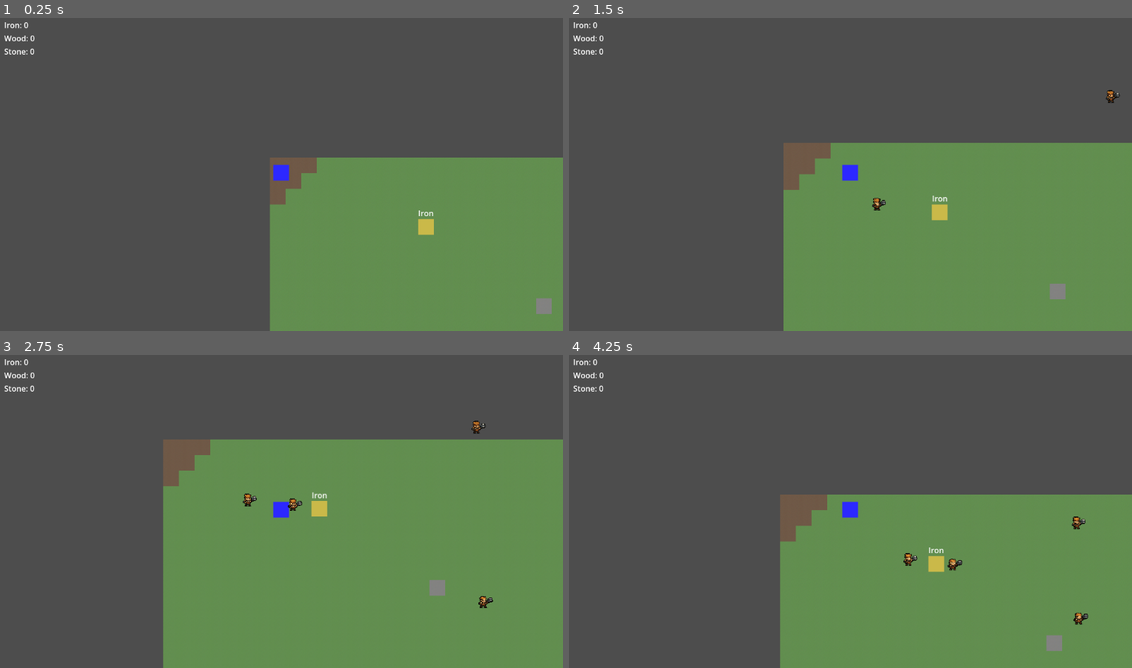
Above: before the commit, frames 1-4 (two rows, left to right).
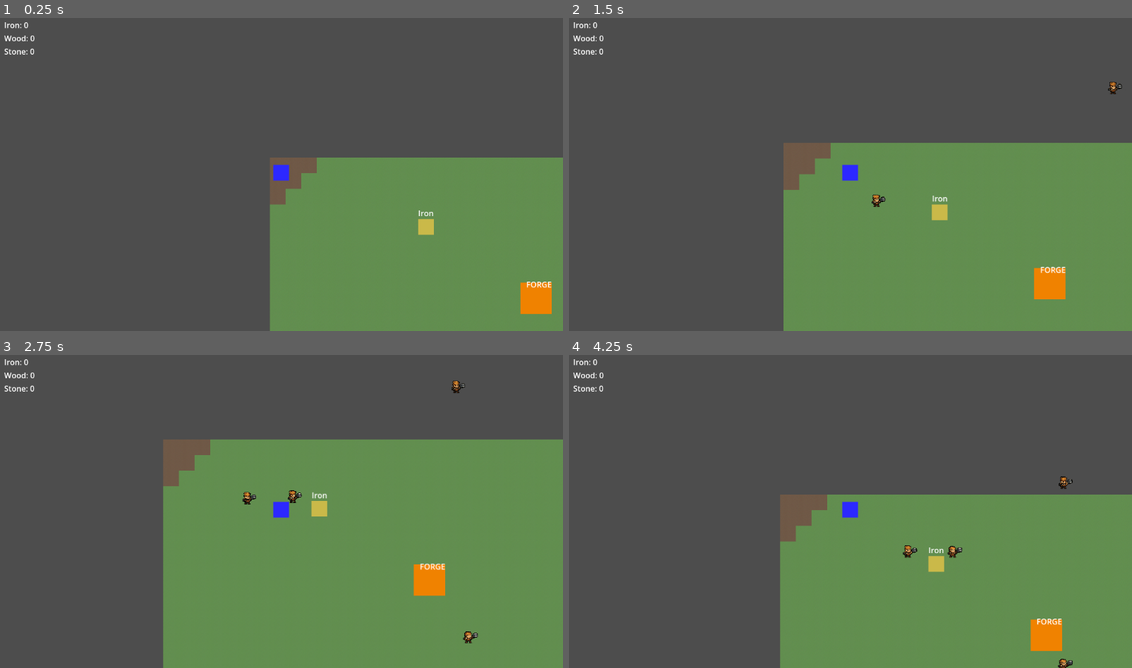
Above: after the commit, the same moments.

Repository: ntoonie/forge-and-survive
Game: Godot game, scene res://scenes/Main.tscn
Two runs of this game, one before a commit and one after it. Both use one fixed random seed, a clock stepped at 60 frames per second and the inputs below.
Inputs (mouse positions are in pixels of both pictures, inside the frame that each line leads up to):
- Up to frame 1 (0.25 s): no input
- Up to frame 2 (1.5 s): tap Enter at 0.5 s; move the mouse to (974, 155) at 0.52 s; hold Right (ui_right) 0.53-1.28 s; tap E (interact) at 0.6 s; move the mouse to (737, 187) at 1.27 s; hold Down (ui_down) from 1.28 s (still down); click (737, 187) at 1.35 s
- Up to frame 3 (2.75 s): move the mouse to (337, 439) at 2.02 s; release Down (ui_down) at 2.03 s; hold Right (ui_right) from 2.03 s (still down); tap B (toggle_build) at 2.1 s
- Up to frame 4 (4.25 s): move the mouse to (822, 574) at 2.77 s; release Right (ui_right) at 2.78 s; hold Up (ui_up) 2.78-3.53 s; tap E (interact) at 2.85 s; move the mouse to (1019, 558) at 3.52 s; hold Left (ui_left) from 3.53 s (still down); click (1019, 558) at 3.6 s

The runs differ from the first frame. In frame 1, 0.6% of the frame differs, in the area x 92-98%, y 84-95%; in frame 2, 0.8%; in frame 3, 1.0%; in frame 4, 1.1%, in the area x 59-93%, y 38-100%.

Commit message:
feat: forge scene working, enemy damage, defeat screen

Diff:
--- a/project.godot
+++ b/project.godot
@@ -18,6 +18,7 @@
 [autoload]
 
 GameData="*uid://16fpn78veaxe"
+SAPathfinder="*uid://clc46e0ce52v6"
 
 [input]
 
--- a/scenes/Enemy/enemy.tscn
+++ b/scenes/Enemy/enemy.tscn
@@ -2,7 +2,6 @@
 
 [ext_resource type="Texture2D" uid="uid://5g028mr8hxl5" path="res://assets/sprites/711654445_1015358200840850_8115414767051517766_n.png" id="1_7p1mj"]
 [ext_resource type="Script" uid="uid://bag2seulvb5k6" path="res://scripts/Enemies/enemy_health.gd" id="1_84vye"]
-[ext_resource type="Script" uid="uid://xpn1plfkm1ue" path="res://scripts/Enemies/Raiderbody.gd" id="2_vamnb"]
 
 [sub_resource type="RectangleShape2D" id="RectangleShape2D_md0e3"]
 size = Vector2(20, 25)
@@ -40,7 +39,6 @@
 [node name="CollisionShape2D" type="CollisionShape2D" parent="." unique_id=1721862458]
 position = Vector2(-0.37499237, -5)
 shape = SubResource("RectangleShape2D_md0e3")
-script = ExtResource("2_vamnb")
 
 [node name="AnimatedSprite2D" type="AnimatedSprite2D" parent="." unique_id=878813623]
 texture_filter = 1
--- /dev/null
+++ b/scenes/structures/forge.tscn
@@ -0,0 +1,27 @@
+[gd_scene format=3 uid="uid://dovvacmb47kxf"]
+
+[ext_resource type="Script" uid="uid://ctol3dir2hu3p" path="res://scripts/systems/forge.gd" id="1_jvn1s"]
+
+[sub_resource type="RectangleShape2D" id="RectangleShape2D_gr7ai"]
+size = Vector2(64, 64)
+
+[node name="Forge" type="StaticBody2D" unique_id=1444986659]
+script = ExtResource("1_jvn1s")
+
+[node name="CollisionShape2D" type="CollisionShape2D" parent="." unique_id=1118413374]
+shape = SubResource("RectangleShape2D_gr7ai")
+
+[node name="ColorRect" type="ColorRect" parent="." unique_id=1871089187]
+offset_left = -32.0
+offset_top = -32.0
+offset_right = 32.0
+offset_bottom = 32.0
+color = Color(0.9416057, 0.5090823, 5.7756904e-07, 1)
+
+[node name="Label" type="Label" parent="." unique_id=592456089]
+offset_left = -20.0
+offset_top = -40.0
+offset_right = 32.0
+offset_bottom = 9.0
+text = "FORGE
+"
--- /dev/null
+++ b/scenes/ui/defeat_screen.tscn
@@ -0,0 +1,28 @@
+[gd_scene format=3 uid="uid://b6nrij7hq7nje"]
+
+[ext_resource type="Script" uid="uid://dssxyjo4yth7h" path="res://scripts/ui/defeat_screen.gd" id="1_vyvod"]
+
+[node name="DefeatScreen" type="Control" unique_id=72467023]
+layout_mode = 3
+anchors_preset = 15
+anchor_right = 1.0
+anchor_bottom = 1.0
+grow_horizontal = 2
+grow_vertical = 2
+script = ExtResource("1_vyvod")
+
+[node name="Label" type="Label" parent="." unique_id=1909801191]
+layout_mode = 0
+offset_right = 40.0
+offset_bottom = 23.0
+text = "THE FORGE HAS FALLEN"
+horizontal_alignment = 1
+vertical_alignment = 1
+
+[node name="Button" type="Button" parent="." unique_id=1768712251]
+layout_mode = 0
+offset_right = 8.0
+offset_bottom = 8.0
+text = "Try Again"
+
+[connection signal="pressed" from="Button" to="." method="_on_button_pressed"]
--- a/scenes/world/World.tscn
+++ b/scenes/world/World.tscn
@@ -6,6 +6,7 @@
 [ext_resource type="PackedScene" uid="uid://d4367lark75x" path="res://scenes/world/woodnode.tscn" id="4_i1jm3"]
 [ext_resource type="PackedScene" uid="uid://bl2l2wovcyg7s" path="res://scenes/world/stonenode.tscn" id="5_252at"]
 [ext_resource type="Script" uid="uid://cxex0x83pfupl" path="res://scripts/systems/build_system.gd" id="6_i1jm3"]
+[ext_resource type="PackedScene" uid="uid://dovvacmb47kxf" path="res://scenes/structures/forge.tscn" id="7_252at"]
 
 [sub_resource type="TileSetAtlasSource" id="TileSetAtlasSource_32lhk"]
 texture = ExtResource("1_kqs1s")
@@ -336,3 +337,6 @@
 
 [node name="BuildSystem" type="Node" parent="." unique_id=1886626186]
 script = ExtResource("6_i1jm3")
+
+[node name="Forge" parent="." unique_id=1444986659 instance=ExtResource("7_252at")]
+position = Vector2(544, 288)
--- a/scripts/Enemies/Raiderbody.gd
+++ b/scripts/Enemies/Raiderbody.gd
@@ -1,8 +1,34 @@
-extends CollisionShape2D
+extends CharacterBody2D
 
+const SPEED = 60.0
+const FORGE_POSITION = Vector2(544, 288)
+
+var path: PackedVector2Array = []
+var path_index: int = 0
 
 signal died
 
-func die():
+func _ready():
+	path = SAPathfinder.find_path(global_position, FORGE_POSITION)
+	path_index = 0
+
+func _physics_process(_delta):
+	if path_index >= path.size():
+		_attack_forge()
+		return
+
+	var target = path[path_index]
+	var direction = (target - global_position).normalized()
+	velocity = direction * SPEED
+	move_and_slide()
+
+	if global_position.distance_to(target) < 8.0:
+		path_index += 1
+
+func _attack_forge():
+	print("Forge is under attack!")
+	queue_free()
+
+func take_damage(amount: int):
 	died.emit()
 	queue_free()
--- a/scripts/Enemies/enemy_health.gd
+++ b/scripts/Enemies/enemy_health.gd
@@ -1,20 +1,44 @@
 extends CharacterBody2D
 
 const SPEED = 60.0
-var forge_position = Vector2(544, 288)
+const FORGE_POSITION = Vector2(544, 288)
 
 @export var max_health: int = 30
 var current_health: int
 
+var path: PackedVector2Array = []
+var path_index: int = 0
+
+signal died
+
 func _ready():
 	current_health = max_health
+	path = SAPathfinder.find_path(global_position, FORGE_POSITION)
+	path_index = 0
+	print("Path length: ", path.size())
 
 func _physics_process(_delta):
-	var direction = (forge_position - global_position).normalized()
+	if path_index >= path.size():
+		_attack_forge()
+		return
+
+	var target = path[path_index]
+	var direction = (target - global_position).normalized()
 	velocity = direction * SPEED
 	move_and_slide()
+
+	if global_position.distance_to(target) < 16.0:
+		path_index += 1
+
+func _attack_forge():
+	var forge = get_tree().get_first_node_in_group("forge")
+	if forge:
+		forge.take_damage(10)
+		print("Forge attacked! Health: ", forge.current_health)
+	queue_free()
 
 func take_damage(amount: int):
 	current_health -= amount
 	if current_health <= 0:
+		died.emit()
 		queue_free()
--- /dev/null
+++ b/scripts/ai/sa_pathfinder.gd
@@ -0,0 +1,139 @@
+extends Node
+
+# ── SETTINGS ────────────────────────────────────────
+const INITIAL_TEMP = 100.0
+const COOLING_RATE = 0.95
+const ITERATIONS   = 300
+const TILE_SIZE    = 32
+const GRID_W       = 35
+const GRID_H       = 19
+
+# ── COSTS ────────────────────────────────────────────
+const WALL_COST  = 1000.0
+const TRAP_COST  = 50.0
+const NORMAL_COST = 1.0
+
+var current_temperature: float = INITIAL_TEMP
+var wall_positions: Array = []
+var trap_positions: Array = []
+
+signal temperature_changed(new_temp)
+
+# ── MAIN FUNCTION ────────────────────────────────────
+func find_path(start: Vector2, goal: Vector2) -> PackedVector2Array:
+	# Step 1: Get initial path using BFS
+	var initial_path = _bfs(start, goal)
+	if initial_path.is_empty():
+		return PackedVector2Array()
+
+	# Step 2: Optimize with SA
+	var current = initial_path.duplicate()
+	var best    = current.duplicate()
+	current_temperature = INITIAL_TEMP
+
+	for _i in ITERATIONS:
+		current_temperature *= COOLING_RATE
+		temperature_changed.emit(current_temperature)
+
+		var candidate = _get_neighbor(current)
+		var delta = _cost(candidate) - _cost(current)
+
+		if delta < 0 or randf() < exp(-delta / max(current_temperature, 0.001)):
+			current = candidate.duplicate()
+			if _cost(current) < _cost(best):
+				best = current.duplicate()
+
+	return best
+
+# ── BFS ──────────────────────────────────────────────
+func _bfs(start: Vector2, goal: Vector2) -> PackedVector2Array:
+	var start_cell = _world_to_cell(start)
+	var goal_cell  = _world_to_cell(goal)
+
+	var queue      = [start_cell]
+	var came_from  = {start_cell: null}
+
+	while queue.size() > 0:
+		var current = queue.pop_front()
+		if current == goal_cell:
+			break
+		for neighbor in _get_neighbors(current):
+			if neighbor not in came_from:
+				came_from[neighbor] = current
+				queue.append(neighbor)
+
+	# Reconstruct path as world positions
+	var path = PackedVector2Array()
+	var step = goal_cell
+	while step != null:
+		path.insert(0, _cell_to_world(step))
+		step = came_from.get(step, null)
+	return path
+
+# ── COST FUNCTION ────────────────────────────────────
+func _cost(path: PackedVector2Array) -> float:
+	var total = 0.0
+	for point in path:
+		var cell = _world_to_cell(point)
+		if cell in wall_positions:
+			total += WALL_COST
+		elif cell in trap_positions:
+			total += TRAP_COST
+		else:
+			total += NORMAL_COST
+	total += path.size() * 0.5
+	return total
+
+# ── GET NEIGHBOR SOLUTION ────────────────────────────
+func _get_neighbor(path: PackedVector2Array) -> PackedVector2Array:
+	if path.size() < 3:
+		return path
+	var new_path = path.duplicate()
+	var idx = randi_range(1, path.size() - 2)
+	var cell = _world_to_cell(new_path[idx])
+	var dx = randi_range(-1, 1)
+	var dy = randi_range(-1, 1)
+	var new_cell = Vector2i(
+		clamp(cell.x + dx, 0, GRID_W - 1),
+		clamp(cell.y + dy, 0, GRID_H - 1)
+	)
+	new_path[idx] = _cell_to_world(new_cell)
+	return new_path
+
+# ── NEIGHBOR CELLS (for BFS) ─────────────────────────
+func _get_neighbors(cell: Vector2i) -> Array:
+	var dirs = [Vector2i(1,0), Vector2i(-1,0), Vector2i(0,1), Vector2i(0,-1)]
+	var result = []
+	for d in dirs:
+		var n = cell + d
+		if n.x >= 0 and n.x < GRID_W and n.y >= 0 and n.y < GRID_H:
+			if n not in wall_positions:
+				result.append(n)
+	return result
+
+# ── HELPERS ──────────────────────────────────────────
+func _world_to_cell(world: Vector2) -> Vector2i:
+	return Vector2i(int(world.x / TILE_SIZE), int(world.y / TILE_SIZE))
+
+func _cell_to_world(cell: Vector2i) -> Vector2:
+	return Vector2(cell.x * TILE_SIZE + TILE_SIZE / 2,
+				   cell.y * TILE_SIZE + TILE_SIZE / 2)
+
+# ── UPDATE WALLS/TRAPS ───────────────────────────────
+func add_wall(world_pos: Vector2):
+	var cell = _world_to_cell(world_pos)
+	if cell not in wall_positions:
+		wall_positions.append(cell)
+
+func remove_wall(world_pos: Vector2):
+	var cell = _world_to_cell(world_pos)
+	wall_positions.erase(cell)
+
+func add_trap(world_pos: Vector2):
+	var cell = _world_to_cell(world_pos)
+	if cell not in trap_positions:
+		trap_positions.append(cell)
+
+func spike_temperature(amount: float = 50.0):
+	current_temperature += amount
+	temperature_changed.emit(current_temperature)
--- /dev/null
+++ b/scripts/systems/forge.gd
@@ -0,0 +1,24 @@
+extends StaticBody2D
+
+@export var max_health: int = 300
+var current_health: int
+
+signal forge_destroyed
+
+func _ready():
+	current_health = max_health
+	add_to_group("forge")
+	print("Forge ready! Health: ", current_health)
+
+func take_damage(amount: int):
+	current_health -= amount
+	print("Forge health: ", current_health)
+	if current_health <= 0:
+		forge_destroyed.emit()
+		_game_over()
+
+func _game_over():
+	print("GAME OVER - Forge destroyed!")
+	get_tree().change_scene_to_file(
+        "res://scenes/ui/DefeatScreen.tscn"
+	)
--- /dev/null
+++ b/scripts/ui/defeat_screen.gd
@@ -0,0 +1,7 @@
+extends Control
+
+func _ready():
+	$Button.connect("pressed", _on_button_pressed)
+
+func _on_button_pressed():
+	get_tree().change_scene_to_file("res://scenes/Main.tscn")
Not shown, added: SA_prototype/sa_result.png.import
Not shown, added: scripts/ai/sa_pathfinder.gd.uid
Not shown, added: scripts/systems/forge.gd.uid
Not shown, added: scripts/ui/defeat_screen.gd.uid
